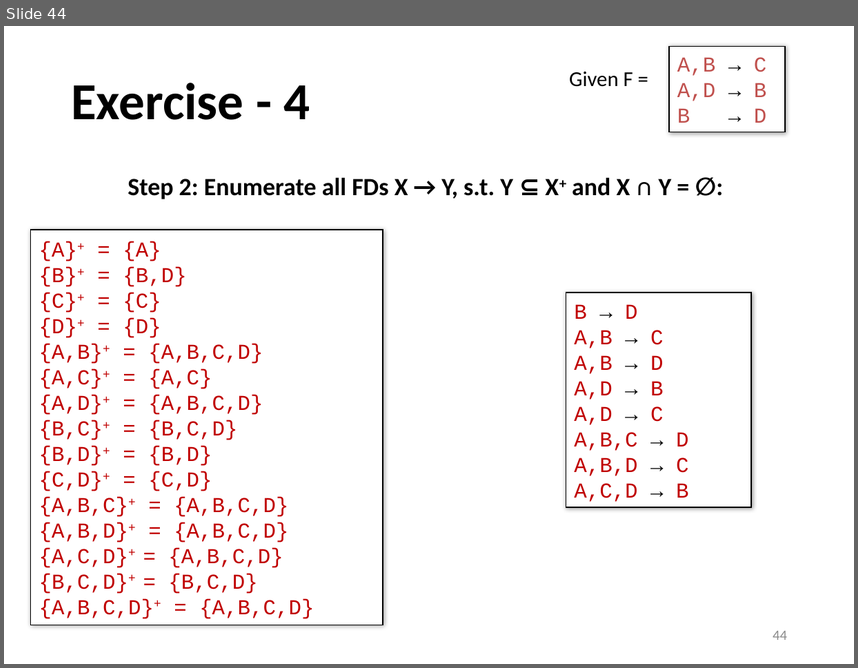
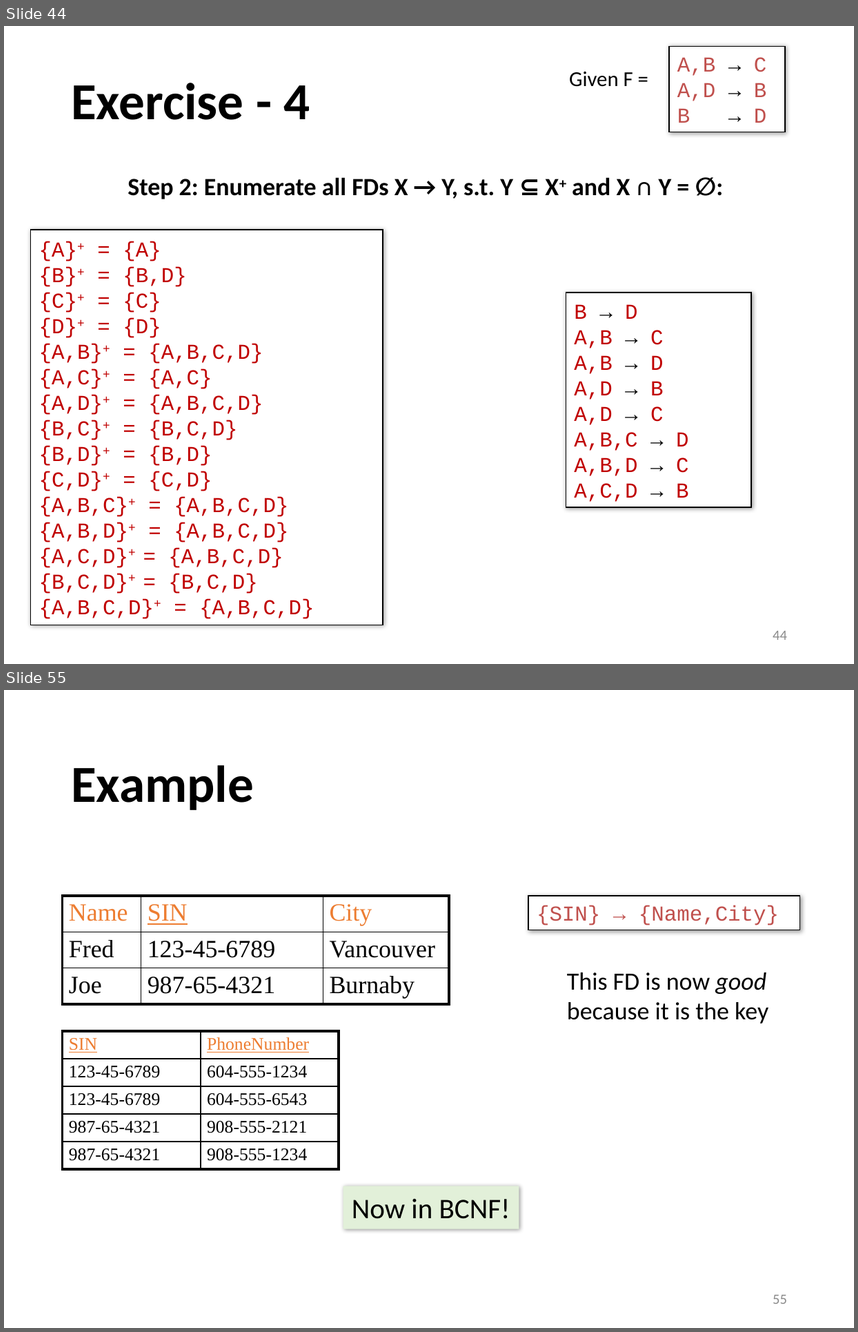
Before and after one commit to sfu-db/cmpt354, a slide deck: Lectures/lec9-design-theory.pptx. Shown one above the other, each under a label of ours: slide 44 before the commit, slides 44 and 55 after it; the slides between them are not shown. The pictures are 858x668 and 858x1332 pixels, drawn with LibreOffice and Linux fonts; fonts in the diff are those of the drawing. Boxes give left, top, right and bottom in pixels: in the first picture for what was removed or moved away, otherwise in the second. Text is boxed around its words. In the diff, an @@ line names an element or a change of style, - is before the commit and + after.

```diff
--- a/Lectures/lec9-design-theory.pptx
+++ b/Lectures/lec9-design-theory.pptx
@@ slide 55 added at box(4, 690, 854, 1328), background #FFFFFF @@
@@ title added at box(71, 765, 254, 810), 44 pt, text #000000, bold @@
+Example
@@ table added at box(63, 896, 448, 1004), 3 rows, 3 columns @@
+Name | SIN | City
+Fred | 123-45-6789 | Vancouver
+Joe | 987-65-4321 | Burnaby
@@ rectangle added at box(528, 896, 800, 929), fill #FFFFFF, outline #000000 0.75 pt, 18 pt, text #C0504D @@
+{SIN} → {Name,City}
@@ text added at box(567, 972, 769, 1023), 21 pt, text #000000 @@
+This FD is now good because it is the key
@@ table added at box(63, 1031, 338, 1169), 5 rows, 2 columns @@
+SIN | PhoneNumber
+123-45-6789 | 604-555-1234
+123-45-6789 | 604-555-6543
+987-65-4321 | 908-555-2121
+987-65-4321 | 908-555-1234
@@ rectangle added at box(343, 1185, 519, 1228), fill #E2F0D9, 24 pt, text #000000 @@
+Now in BCNF!
@@ page number added at box(773, 1294, 787, 1303), 12 pt, text #8C8C8C @@
+55
```
Also in this commit, not shown: 3 slides changed, 30 other slides added, 1 other file.
